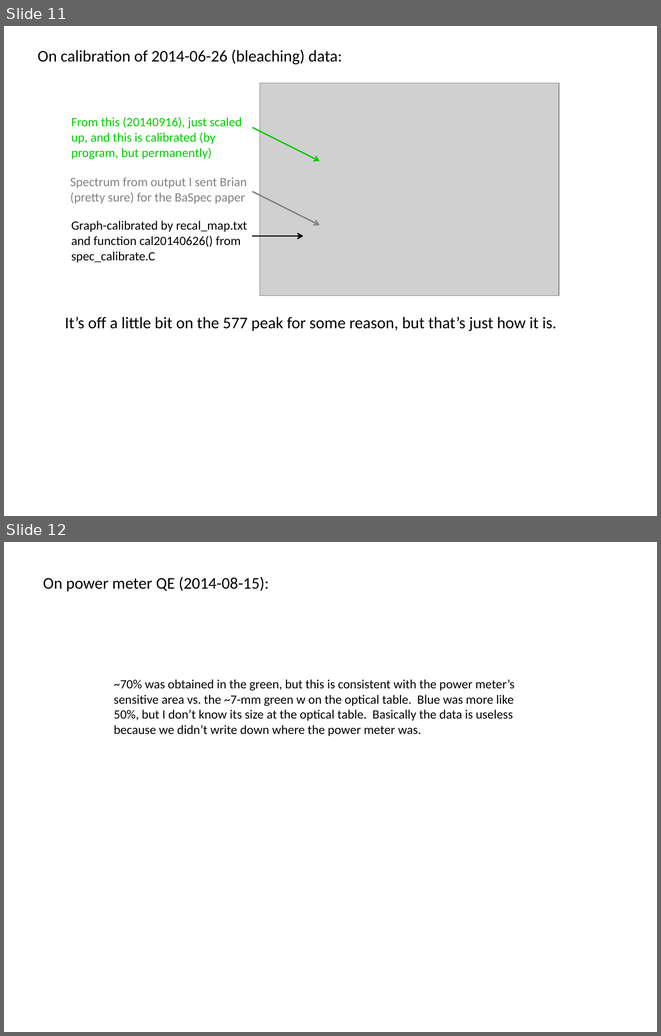
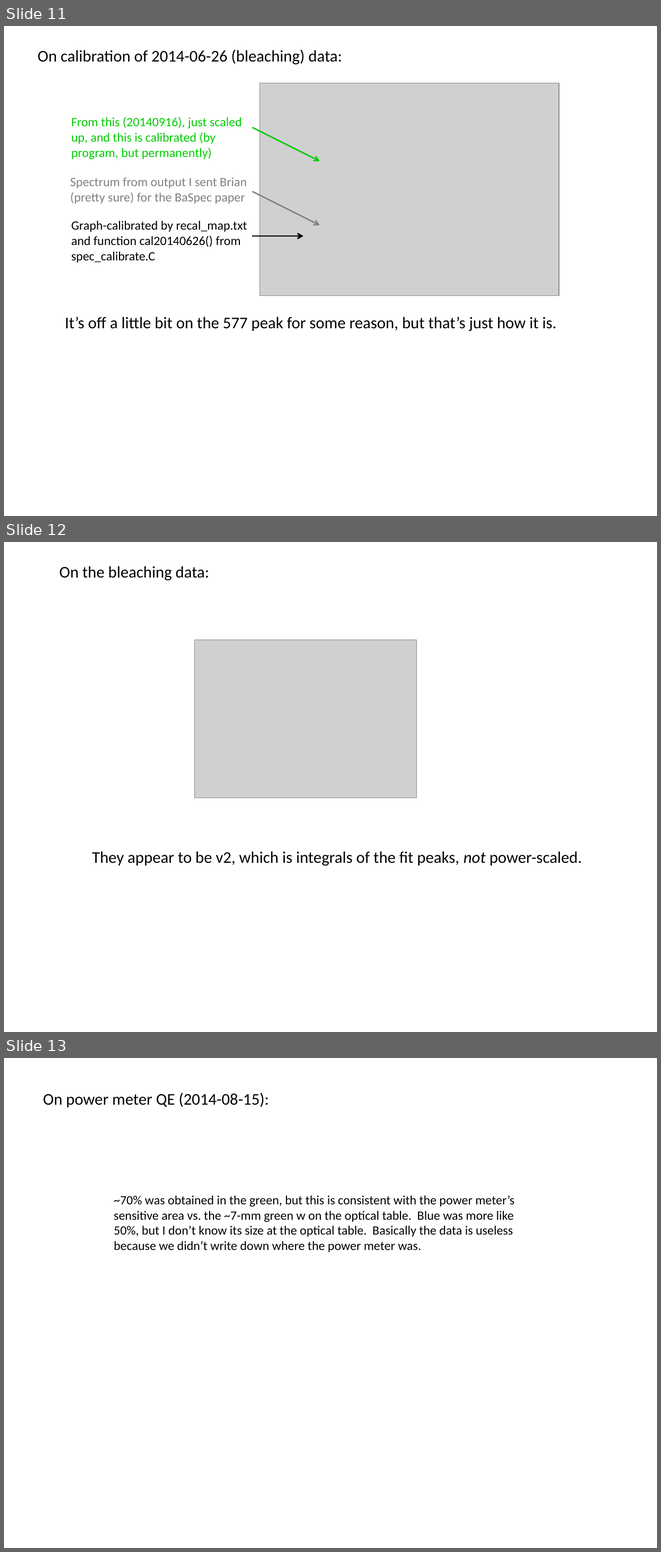
Before and after one commit to Waltmon/timthesis, a slide deck: thought_process.pptx. Shown one above the other, each under a label of ours: slides 11 and 12 before the commit, slides 11, 12 and 13 after it. The pictures are 661x1036 and 661x1552 pixels, drawn with LibreOffice and Linux fonts; fonts in the diff are those of the drawing; grey boxes stand for pictures. Boxes give left, top, right and bottom in pixels: in the first picture for what was removed or moved away, otherwise in the second. Text is boxed around its words. In the diff, an @@ line names an element or a change of style, - is before the commit and + after.

Commit message:
bleaching data discussed, working on model stuff

```diff
--- a/thought_process.pptx
+++ b/thought_process.pptx
@@ slide 12 added at bbox=[4, 542, 657, 1032], background #FFFFFF @@
@@ text added at bbox=[59, 566, 210, 581], 18 pt, text #000000 @@
+On the bleaching data:
@@ picture added at bbox=[195, 640, 417, 798] @@
@@ text added at bbox=[92, 851, 582, 866], 18 pt, text #000000 @@
+They appear to be v2, which is integrals of the fit peaks, not power-scaled.
@@ what was slide 12 is now slide 13 @@
```
Also in this commit, not shown: 13 other files.
